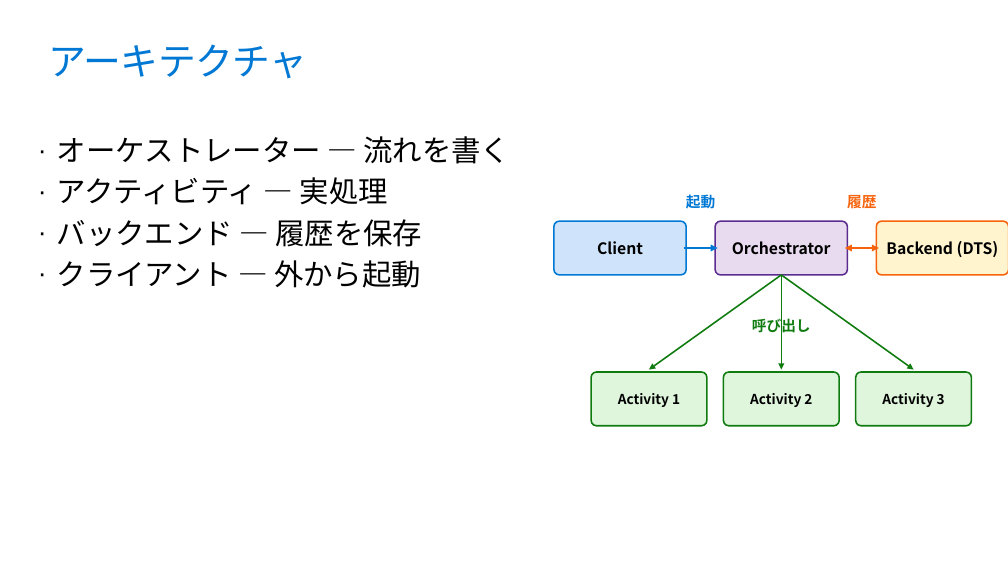
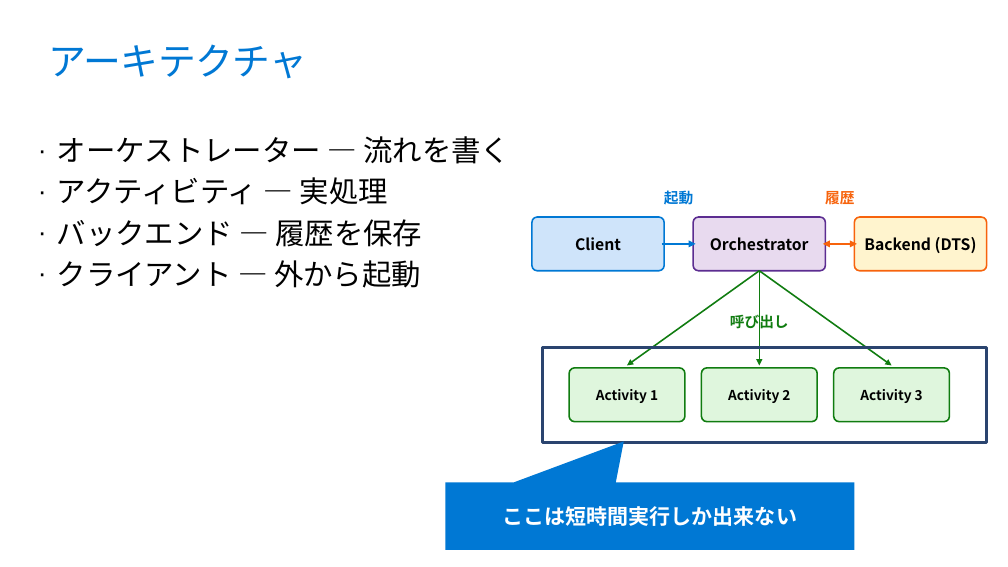
Before and after one commit to runceel/yonayona-durable, a slide deck: slide 12 of slides/slides.pptx (slide 6 before the commit). Drawn at 1008x567 pixels with LibreOffice and Linux fonts; fonts in the diff are those of the drawing; background and template pictures are left out. Boxes give left, top, right and bottom in pixels: in the first picture for what was removed or moved away, otherwise in the second. Text is boxed around its words. In the diff, an @@ line names an element or a change of style, - is before the commit and + after.

```diff
--- a/slides/slides.pptx
+++ b/slides/slides.pptx
@@ 6 rounded rectangles, 4 arrows, 3 texts, 1 double arrow: place and size @@
-6 rounded rectangles, 4 arrows, 3 texts, 1 double arrow at <box>554,193,1008,426</box>
+6 rounded rectangles, 4 arrows, 3 texts, 1 double arrow at <box>532,188,987,422</box>
@@ rectangle added at <box>543,348,987,442</box>, outline #2A446F 3 pt @@
@@ speech box added at <box>445,482,854,550</box>, fill #0078D4, 20 pt, text #FFFFFF, bold @@
+ここは短時間実行しか出来ない
```
Also in this commit, not shown: 4 other slides changed, 7 slides added, 8 slides removed.
